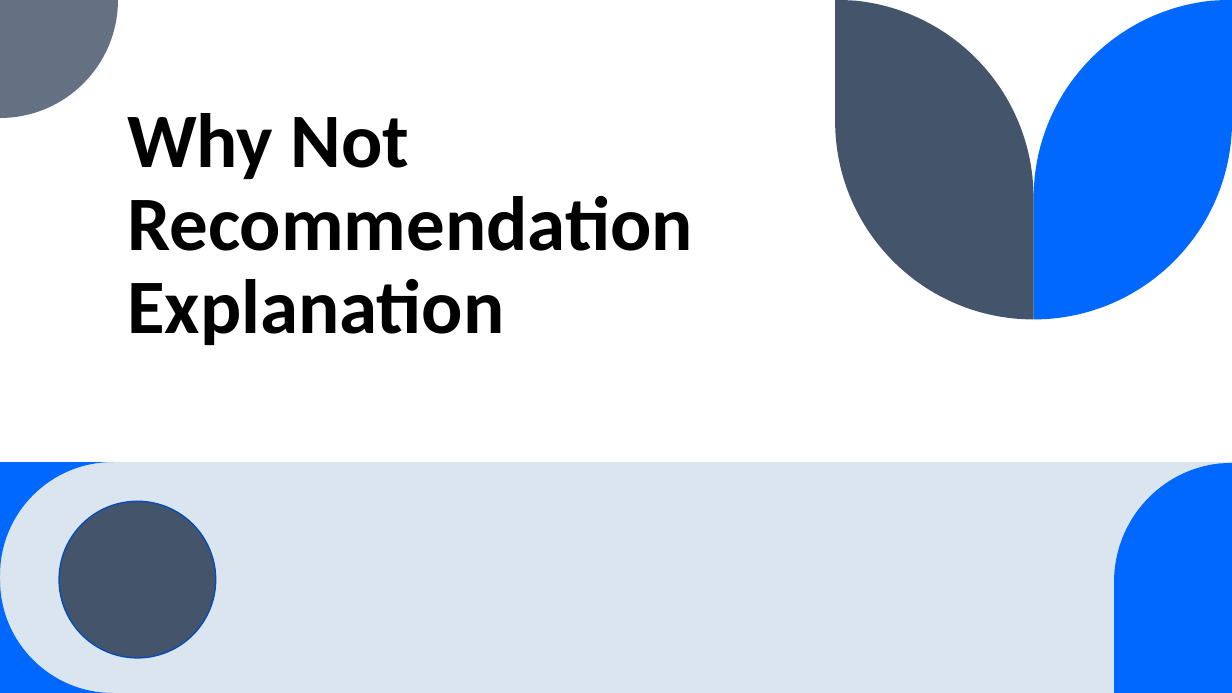
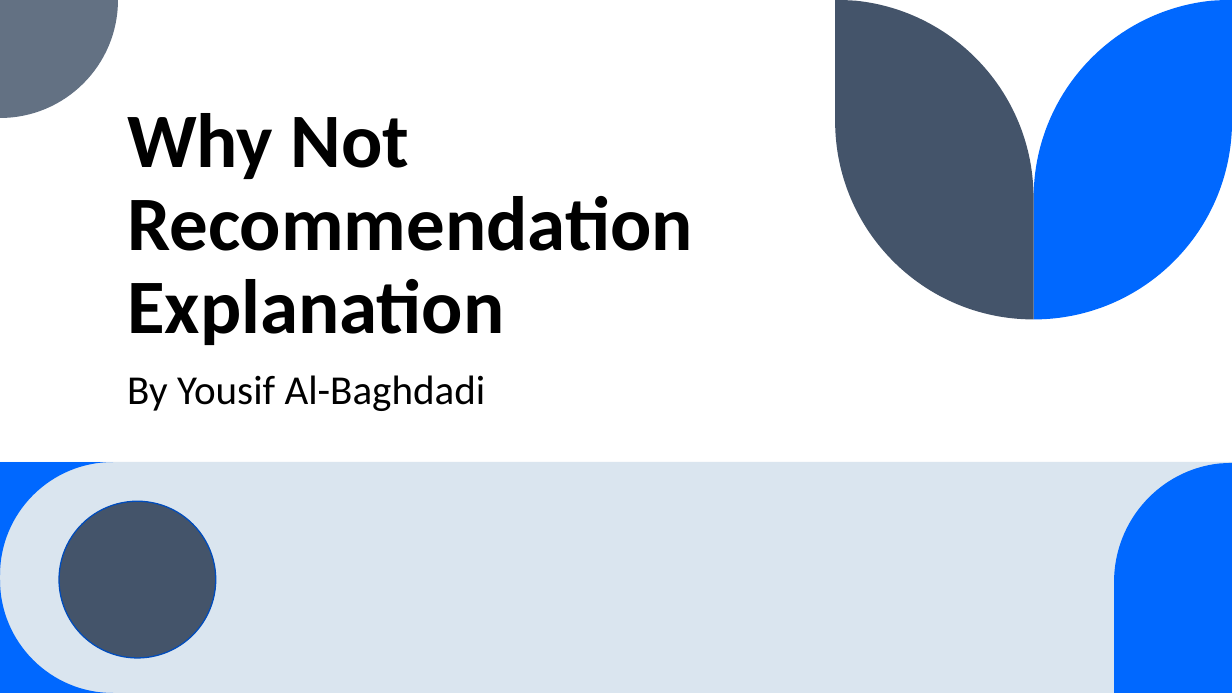
Before and after one commit to Yousif-FJ/RS-User-based-Collaborative-Filtering-Assigment, a slide deck: slide 1 of assignments info/4/Why Not Recommendation Explanation.pptx. Drawn at 1232x693 pixels with LibreOffice and Linux fonts; fonts in the diff are those of the drawing. Boxes give left, top, right and bottom in pixels: in the first picture for what was removed or moved away, otherwise in the second. Text is boxed around its words. In the diff, an @@ line names an element or a change of style, - is before the commit and + after.

```diff
--- a/assignments info/4/Why Not Recommendation Explanation.pptx
+++ b/assignments info/4/Why Not Recommendation Explanation.pptx
@@ subtitle added at box(127, 375, 486, 411), 32 pt, text #000000 @@
+By Yousif Al-Baghdadi
```
Also in this commit, not shown: 3 other slides changed.
